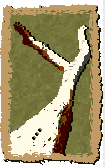
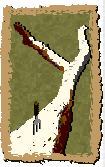
Two versions of the same layered image (105 × 167). Layer-by-layer changes:
added layer "fork" in group "art" over (33, 101, 41, 135)
painted on "Layer 0" over (32, 128, 42, 140)
